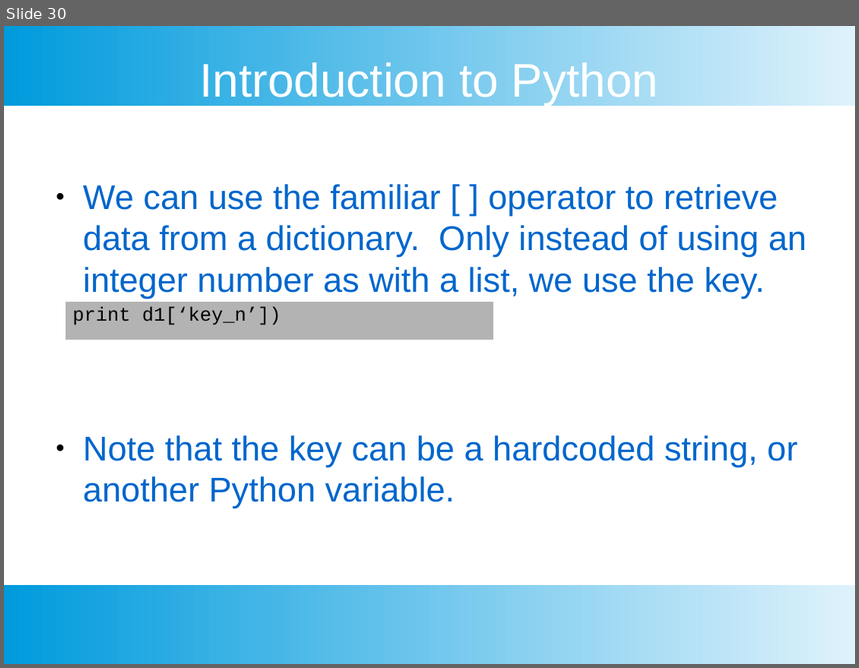
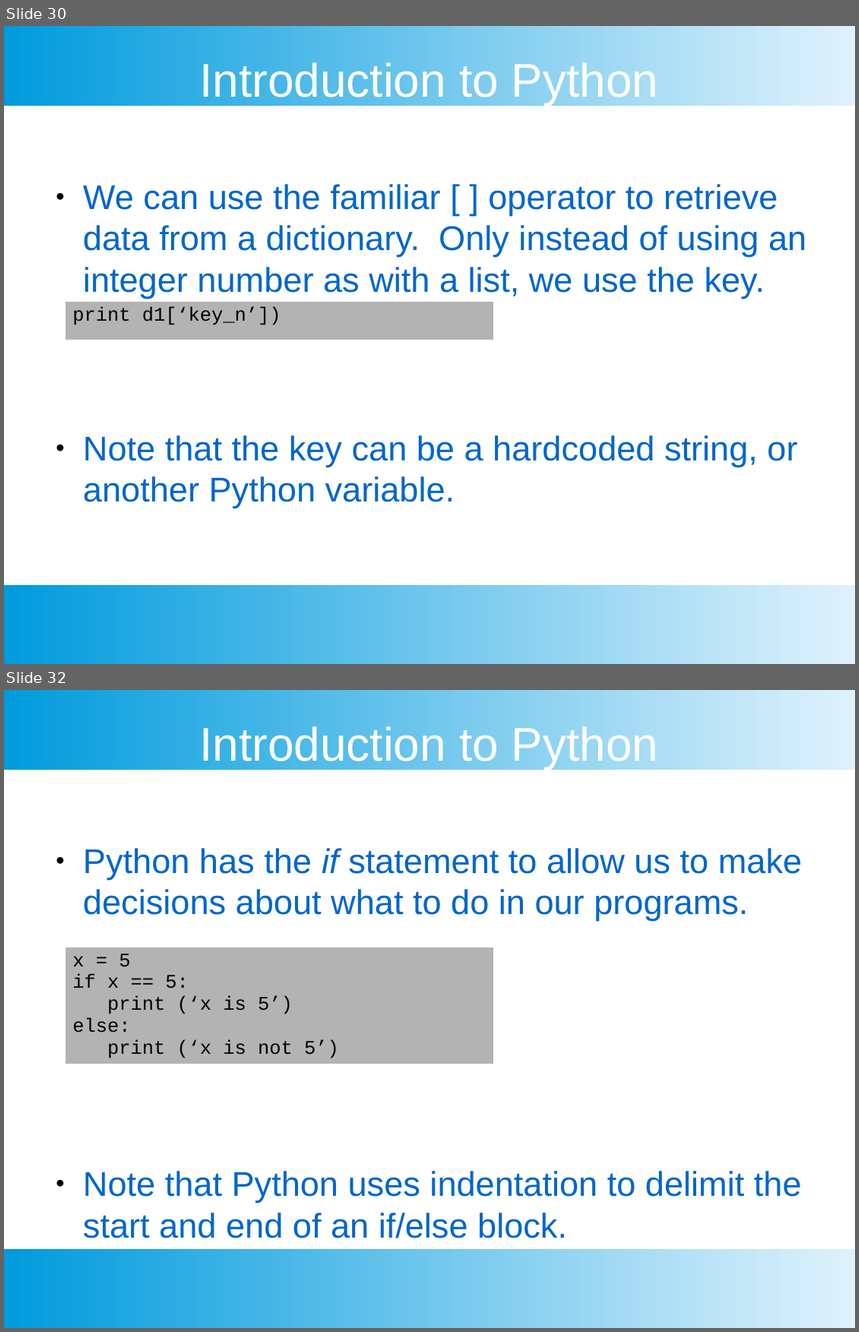
Before and after one commit to chankeypathak/CitiDataScience, a slide deck: docs/Module 1.pptx. Shown one above the other, each under a label of ours: slide 30 before the commit, slides 30 and 32 after it; the slides between them are not shown. The pictures are 859x668 and 859x1332 pixels, drawn with LibreOffice and Linux fonts; fonts in the diff are those of the drawing. Boxes give left, top, right and bottom in pixels: in the first picture for what was removed or moved away, otherwise in the second. Text is boxed around its words. In the diff, an @@ line names an element or a change of style, - is before the commit and + after.

```diff
--- a/docs/Module 1.pptx
+++ b/docs/Module 1.pptx
@@ slide 32 added at (x1=4, y1=690, x2=855, y2=1328), background #FFFFFF; not listed: 2 template elements that a slide beside it also shows @@
@@ text added at (x1=200, y1=723, x2=658, y2=770), 44 pt, text #FFFFFF @@
+Introduction to Python
@@ text added at (x1=83, y1=848, x2=802, y2=1239), 32 pt, text #0066CC @@
+● Python has the if statement to allow us to make decisions about what to do in our programs.
+● Note that Python uses indentation to delimit the start and end of an if/else block.
@@ table added at (x1=65, y1=946, x2=493, y2=1062), 1 rows, 1 columns @@
+x = 5 / if x == 5: / print (‘x is 5’) / else: / print (‘x is not 5’)
```
Also in this commit, not shown: 9 other slides added, 1 other file.
